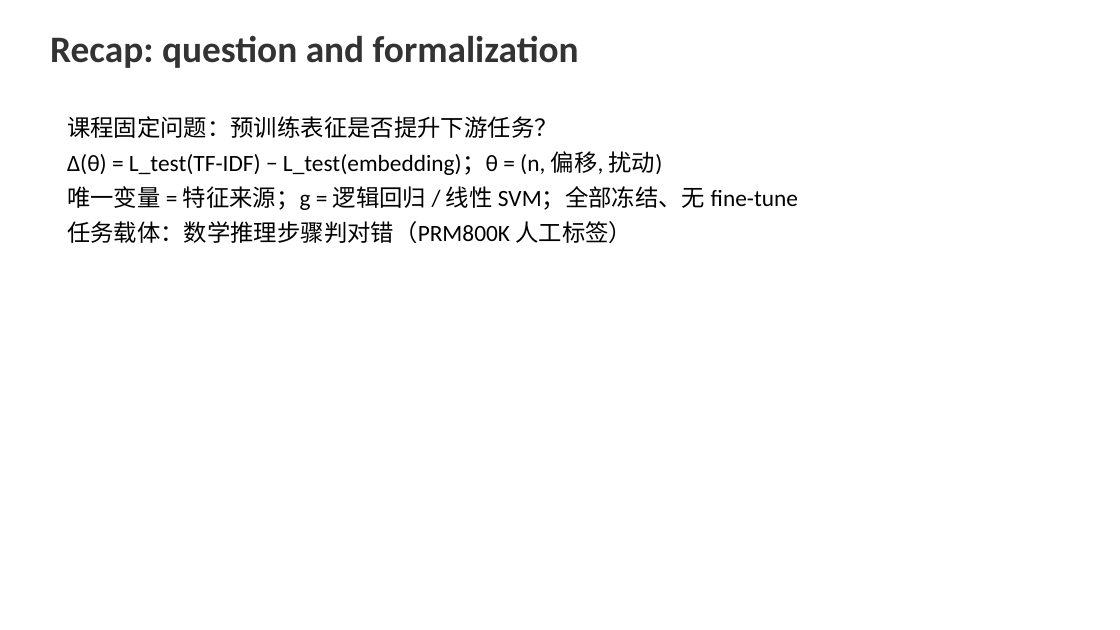
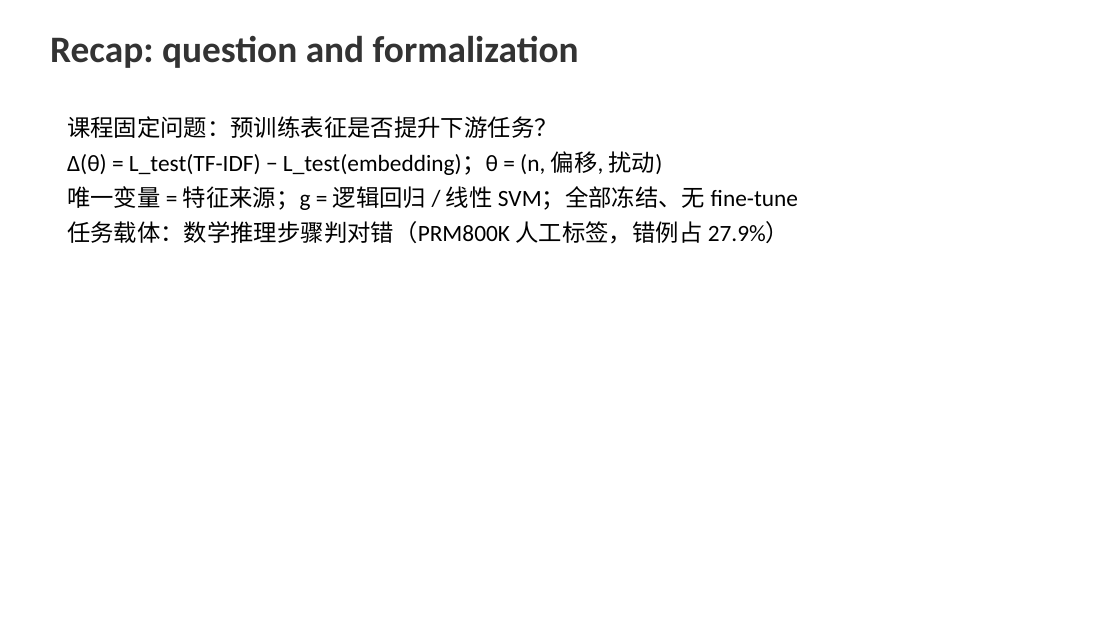
Before and after one commit to FauReam/text-monitor-436, a slide deck: slide 2 of slides/final.pptx. Drawn at 1120x630 pixels with LibreOffice and Linux fonts; fonts in the diff are those of the drawing. Boxes give left, top, right and bottom in pixels: in the first picture for what was removed or moved away, otherwise in the second. Text is boxed around its words. In the diff, an @@ line names an element or a change of style, - is before the commit and + after.

Commit message:
v2 标签修复版全量结果：E1–E6 完成，三条预登记预测最终判定
数据（修复 075fad3 后的重跑）：PRM800K 二分类 911,867 行（错例 27.9%，
修掉 chosen-only 的 99.8% 退化），train/test = 632,422/190,573（按题目分组）；
迁移集 Math-Shepherd 613,666 步。

最终判定（v1 结果全部作废，含 41c45f2 中 E6 的阴性口径）：
- 预测 1（小样本端 Δ 峰值非负）：不成立。n=20 各特征 ≈0.51 近随机；
  n≥50 起 TF-IDF 反超，full 端 Δ = −0.045~−0.064（SVM，CI 不含 0）。
- 预测 2（偏移下 Δ 仍为正）：部分成立。MATH→GSM8K 迁移端 bge-large
  +0.020 CI[0.018,0.021]、bge-base +0.006 CI[0.004,0.008] 显著正，
  MiniLM 跨 0；复合偏移不作单因素归因。
- 预测 3（扰动下 embedding 衰减 ≤ TF-IDF）：成立，效应量小（衰减均 ≤0.007）。

其他：E5 拒答 risk@cov=1.0 TF-IDF 0.271 略优；E6 ρ=0.900 (p=0.037, n=4)
同号初步观察；robustness_balance_check 补查（50/50 重采样与
class_weight=balanced 下 AUROC 变化 <0.01，回应训练集不平衡质疑）。
bge-large 尾部文本 fp16 编码（ST_FP16=1，与 fp32 余弦 >0.9997）。
final.pptx 填入真实数字；README 结果节重写为 v2 口径。

```diff
--- a/slides/final.pptx
+++ b/slides/final.pptx
@@ text at (67, 221, 790, 244): text changed @@
-任务载体：数学推理步骤判对错（PRM800K 人工标签）
+任务载体：数学推理步骤判对错（PRM800K 人工标签，错例占 27.9%）
```
Also in this commit, not shown: 7 other slides changed, 2 slides added, 2 slides removed, 44 other files.
